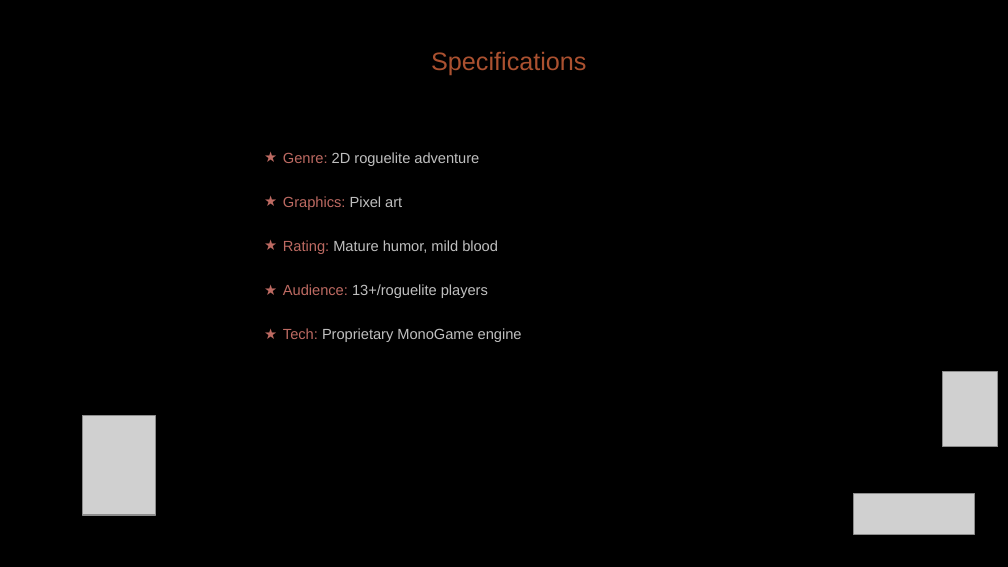
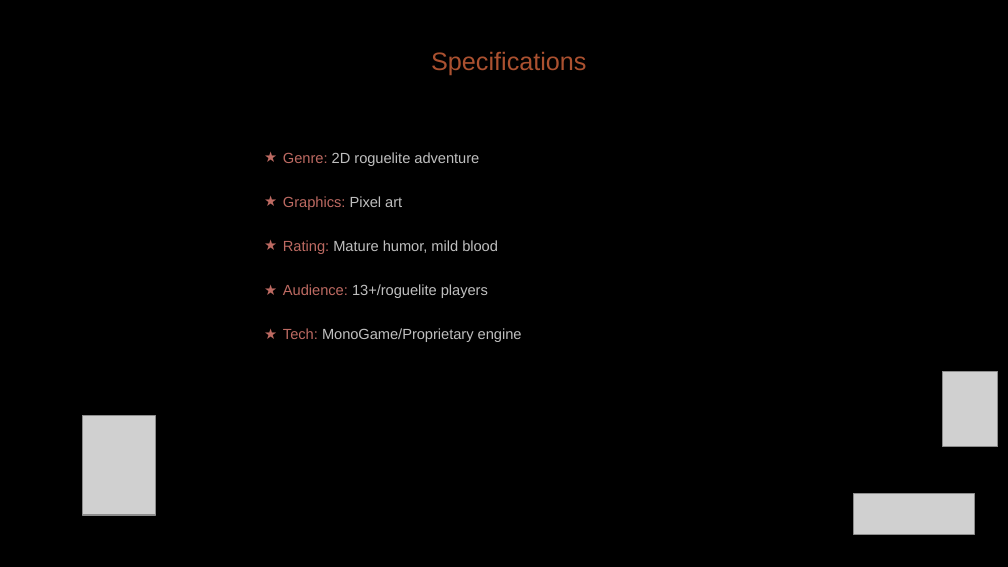
Before and after one commit to diegohcanepa/Remizione, a slide deck: slide 4 of Pitch Deck.pptx. Drawn at 1008x567 pixels with LibreOffice and Linux fonts; fonts in the diff are those of the drawing; grey boxes stand for pictures; background and template pictures are left out. Boxes give left, top, right and bottom in pixels: in the first picture for what was removed or moved away, otherwise in the second. Text is boxed around its words. In the diff, an @@ line names an element or a change of style, - is before the commit and + after.

```diff
--- a/Pitch Deck.pptx
+++ b/Pitch Deck.pptx
@@ text at <box>283,328,522,342</box>: text changed @@
-★ Tech: Proprietary MonoGame engine
+★ Tech: MonoGame/Proprietary engine
```
Also in this commit, not shown: 7 other slides changed, 22 other files.
